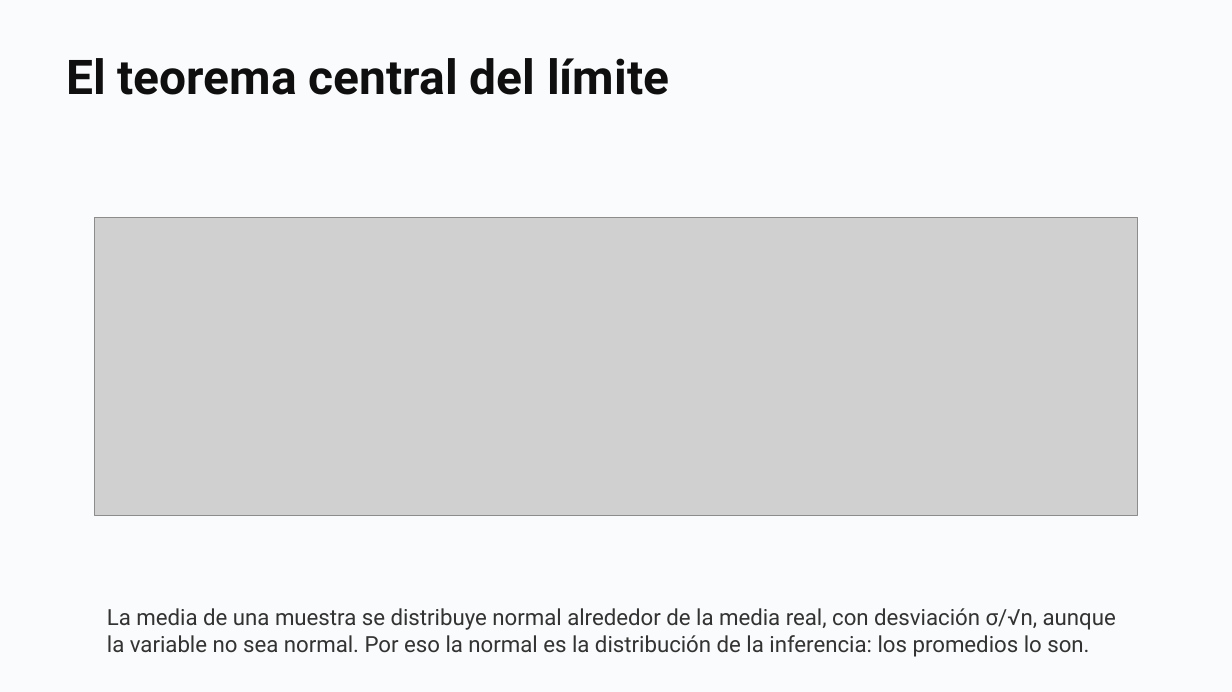
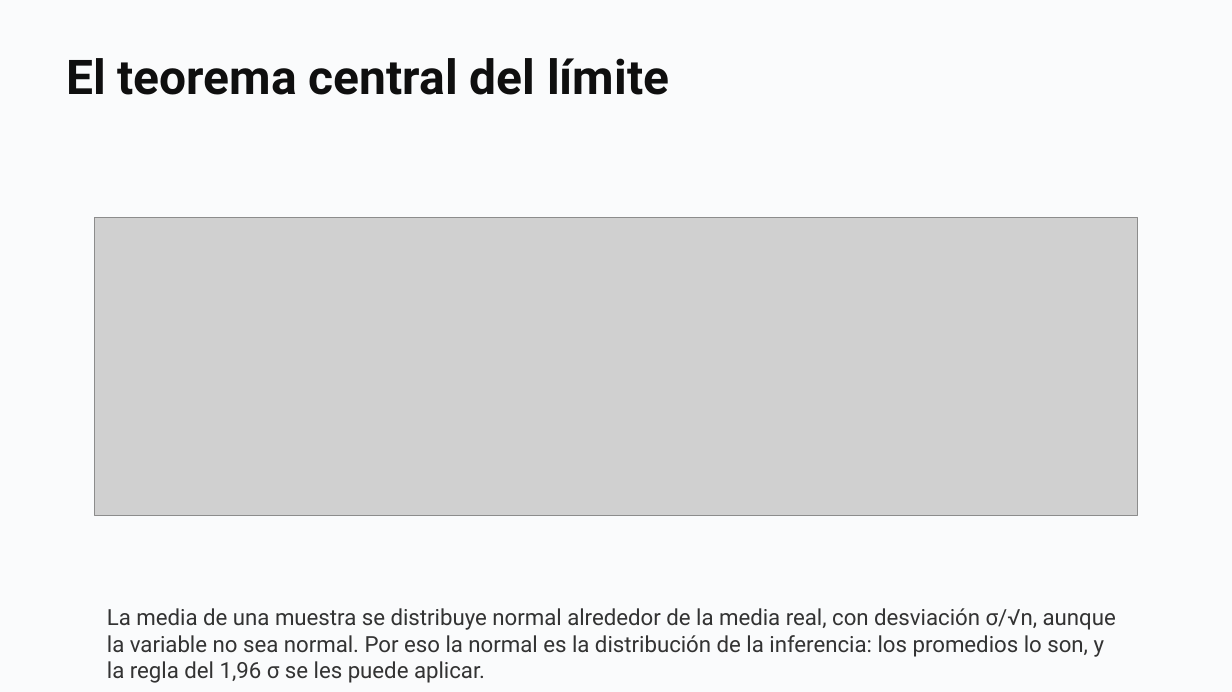
Before and after one commit to daniopitz/diplomado-cdd, a slide deck: slide 14 of presentaciones/clase05_probabilidad_inferencia.pptx. Drawn at 1232x692 pixels with LibreOffice and Linux fonts; fonts in the diff are those of the drawing; grey boxes stand for pictures. Boxes give left, top, right and bottom in pixels: in the first picture for what was removed or moved away, otherwise in the second. Text is boxed around its words. In the diff, an @@ line names an element or a change of style, - is before the commit and + after.

```diff
--- a/presentaciones/clase05_probabilidad_inferencia.pptx
+++ b/presentaciones/clase05_probabilidad_inferencia.pptx
@@ text at [107, 608, 1116, 683]: text changed @@
-La media de una muestra se distribuye normal alrededor de la media real, con desviación σ/√n, aunque la variable no sea normal. Por eso la normal es la distribución de la inferencia: los promedios lo son.
+La media de una muestra se distribuye normal alrededor de la media real, con desviación σ/√n, aunque la variable no sea normal. Por eso la normal es la distribución de la inferencia: los promedios lo son, y la regla del 1,96 σ se les puede aplicar.
```
Also in this commit, not shown: 1 other slide changed, 2 slides added, 3 other files.
